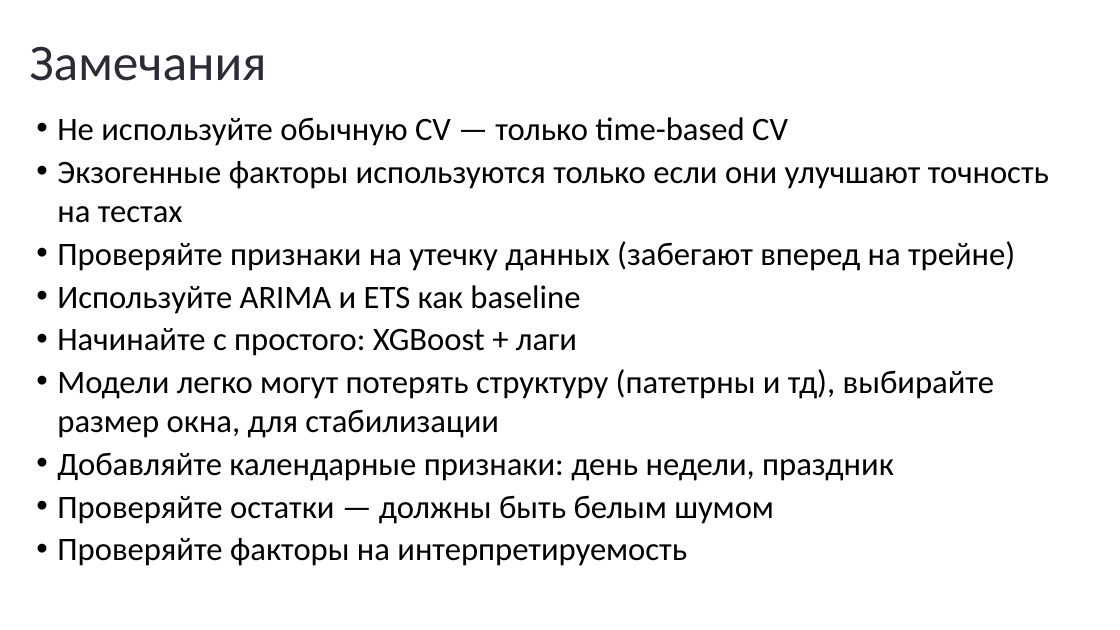
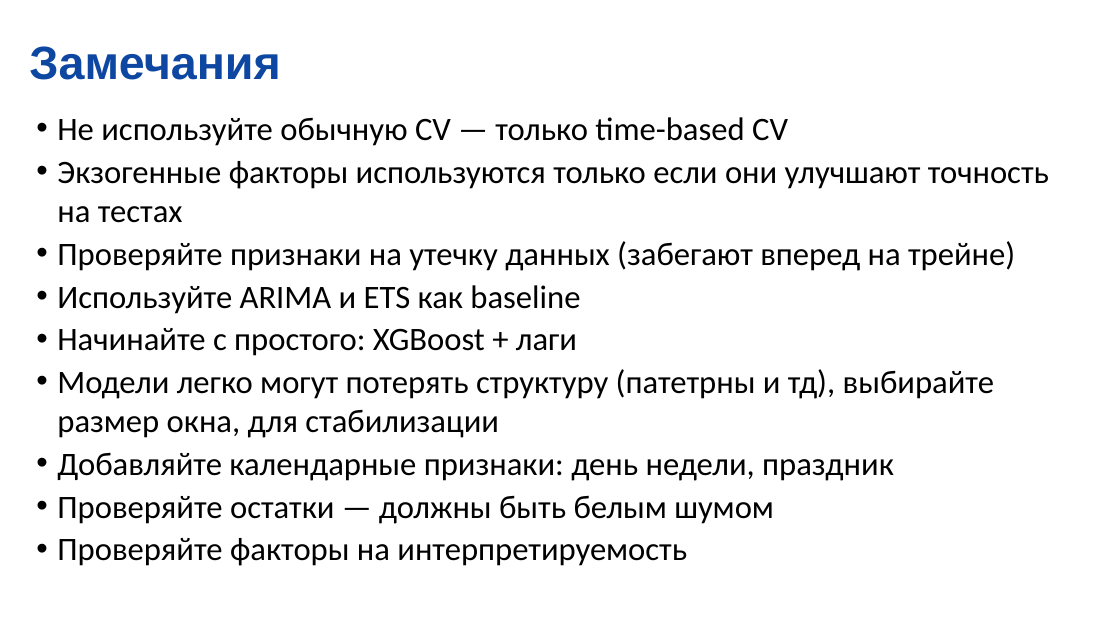
Before and after one commit to MVRonkin/TimeSeriesCourse, a slide deck: slide 15 of 2025/LEC/05-1 Методы машинного обучения для анализа ВР.pptx. Drawn at 1120x630 pixels with LibreOffice and Linux fonts; fonts in the diff are those of the drawing. Boxes give left, top, right and bottom in pixels: in the first picture for what was removed or moved away, otherwise in the second. Text is boxed around its words. In the diff, an @@ line names an element or a change of style, - is before the commit and + after.

```diff
--- a/2025/LEC/05-1 Методы машинного обучения для анализа ВР.pptx
+++ b/2025/LEC/05-1 Методы машинного обучения для анализа ВР.pptx
@@ title "Замечания" at box(29, 46, 280, 80): size 44 to 40 pt, font Calibri to Arial, text colour #2C2C36 to #0D47A1, bold on @@
```
Also in this commit, not shown: 7 other slides changed, 1 slide added, 12 other files.
